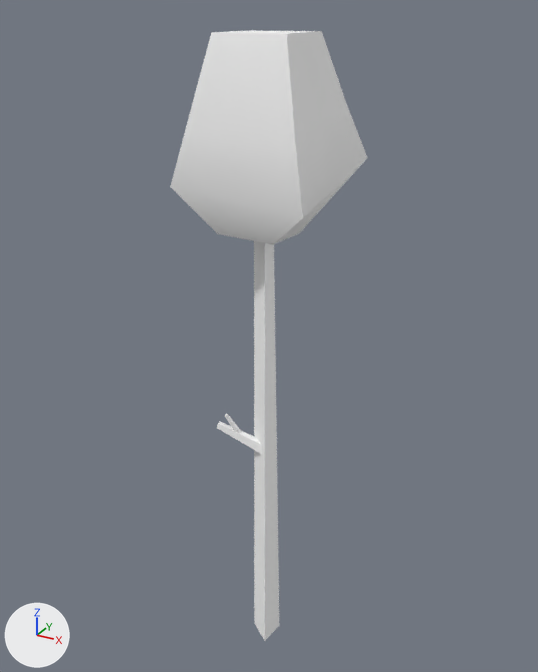
An edit to the glTF model assets/synty/simple_fantasy/models/SF_Env_Tree_016.glb, drawn before and after from the same camera.
Camera for both pictures: a 50 mm lens placed at (0.0495, -0.0896, 0.1014), pointed at (-0.0009, 0.0019, 0.0556). The axes (+X, +Y, +Z) are drawn at lower left. The lights are the same throughout.

Objects in the first picture: 'SF_Env_Tree_Tall_02'.
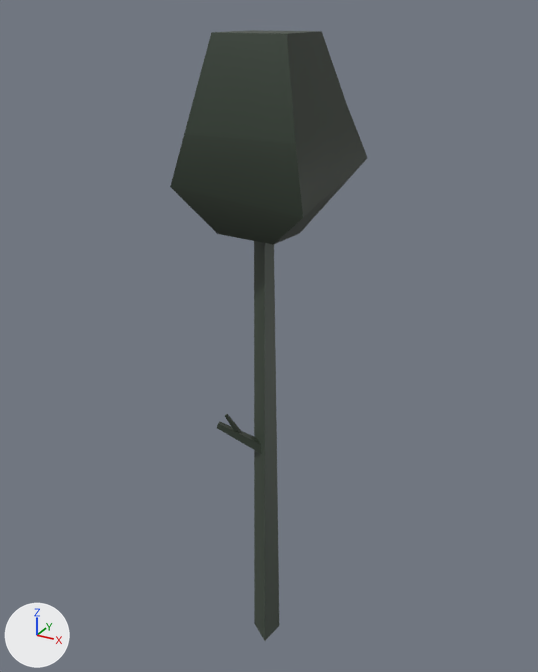
The change, as a list of edits to the scene's bpy script:
```text
Add img_undead_footman_01:
    img_undead_footman_01 = load_image('Undead_Footman_01', '_unpacked/Undead_Footman_01', 512, 512, 'sRGB')
Change mat_lambert1:
    remove mat_lambert1.base_color = (1.0, 1.0, 1.0)  # white #ffffff
    add mat_lambert1.texture = img_undead_footman_01
```

Location of each change, (x1, y1, x2, y2) in pixels of the pictures (538 x 672 px):
'SF_Env_Tree_Tall_02', surface changed (white to black): (170, 30, 367, 641) in both
